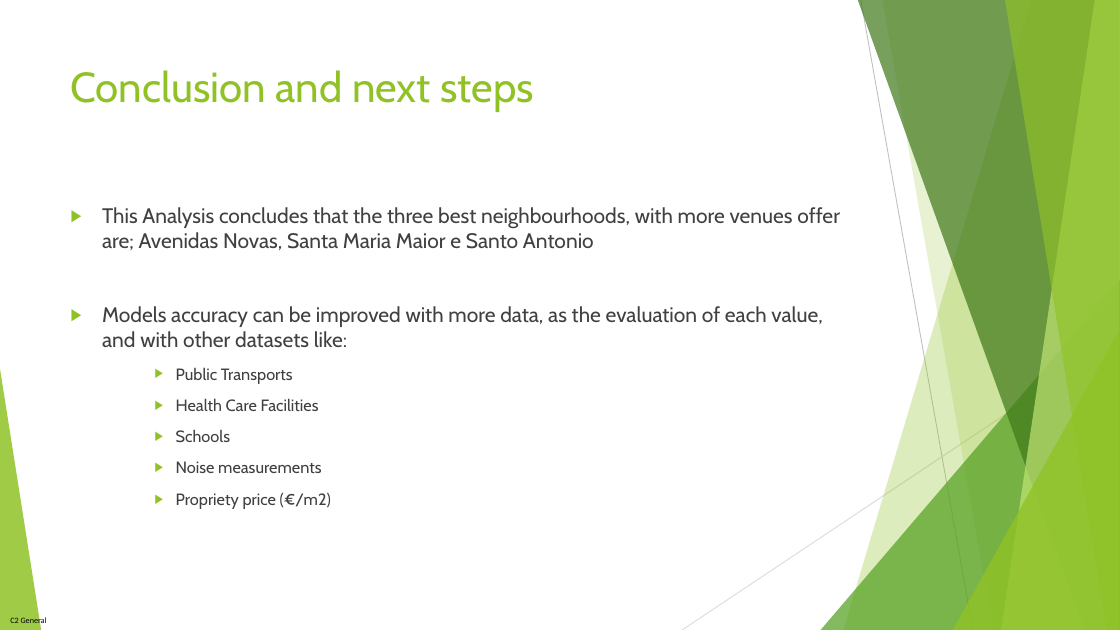
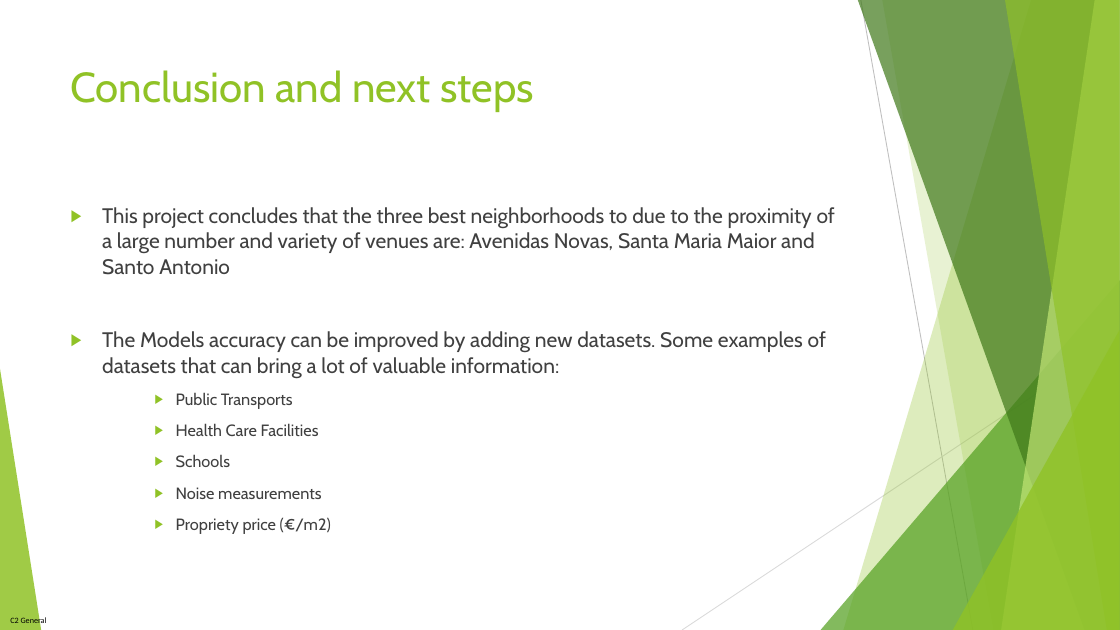
Before and after one commit to JDCANELAS/Coursera_Capstone, a slide deck: slide 10 of The Battle of Neighborhoods - Presentation.pptx. Drawn at 1120x630 pixels with LibreOffice and Linux fonts; fonts in the diff are those of the drawing. Boxes give left, top, right and bottom in pixels: in the first picture for what was removed or moved away, otherwise in the second. Text is boxed around its words. In the diff, an @@ line names an element or a change of style, - is before the commit and + after.

```diff
--- a/The Battle of Neighborhoods - Presentation.pptx
+++ b/The Battle of Neighborhoods - Presentation.pptx
@@ text at (102,207,835,379): text changed @@
-▶ This Analysis concludes that the three best neighbourhoods, with more venues offer are; Avenidas Novas, Santa Maria Maior e Santo Antonio
-▶ Models accuracy can be improved with more data, as the evaluation of each value, and with other datasets like:
+▶ This project concludes that the three best neighborhoods to due to the proximity of a large number and variety of venues are: Avenidas Novas, Santa Maria Maior and Santo Antonio
+▶ The Models accuracy can be improved by adding new datasets. Some examples of datasets that can bring a lot of valuable information:
```
Also in this commit, not shown: 1 other slide changed, 1 other file.
